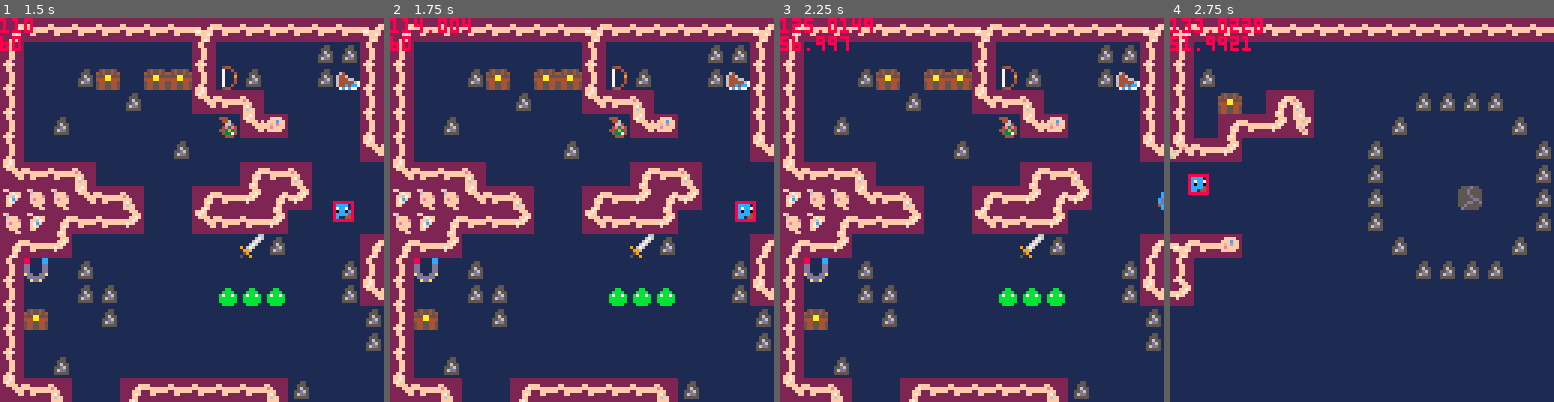
Above: before the commit, frames 1-4 (left to right).
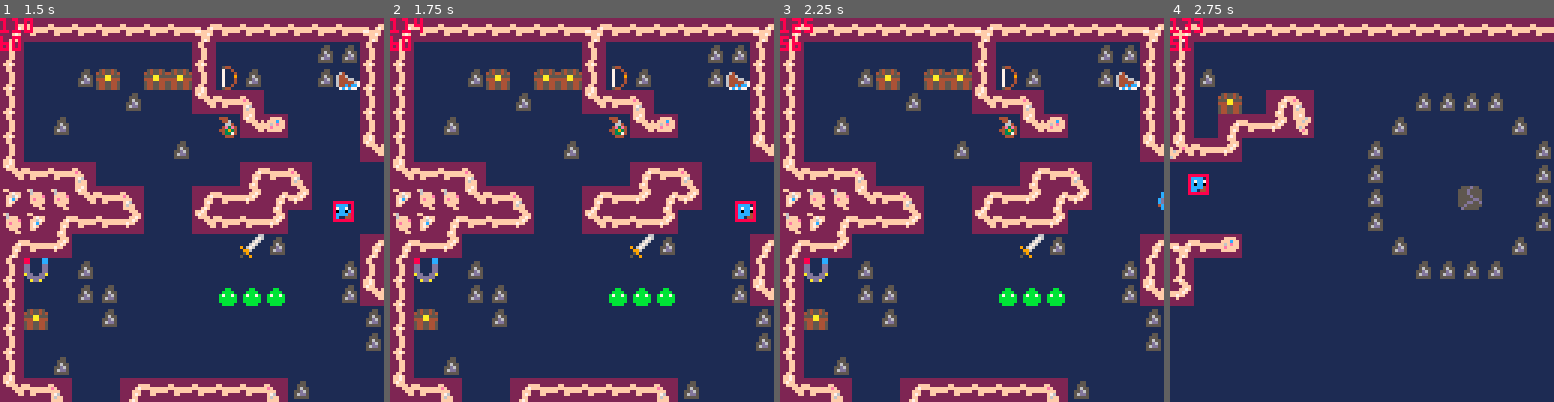
Above: after the commit, the same moments.

Repository: s-france/pico8GameS
Game: PICO-8 cartridge squid.p8
Two runs of this game, one before a commit and one after it. Both use one fixed random seed, a clock stepped at 60 frames per second and the inputs below.
Inputs:
- Up to frame 1 (1.5 s): tap X (X key) at 0.33, 1.07 s; tap O (Z key) at 0.7 s
- Up to frame 2 (1.75 s): hold Right from 1.6 s (still down); tap O (Z key) at 1.7 s
- Up to frame 3 (2.25 s): tap X (X key) at 1.85 s; release Right at 2.1 s; tap O (Z key) at 2.1 s; hold Up from 2.15 s (still down)
- Up to frame 4 (2.75 s): release Up at 2.42 s; hold Right from 2.47 s (still down); tap O (Z key) at 2.5 s

Frame 1 is identical in both runs. In frame 2, 0.2% of the frame differs, in the area x 10-22%, y 0-4%; in frame 3, 0.4%; in frame 4, 0.5%, in the area x 7-25%, y 0-9%.

Commit message:
epic fail

Diff:
--- a/squid.p8
+++ b/squid.p8
@@ -118,8 +118,15 @@
 
 	pal(level_slots["pallete"],1)
 
-	print(player.x)
-	print(player.y)
+	print(flr(player.x))
+	print(flr(player.y))
+
+	--local vec = {x=flr(player.x),y=flr(player.y)}
+	--local idx = vectoidx(vec)
+	--print(idx)
+	--print(flr(idxtopoint(idx).x))
+	--print(flr(idxtopoint(idx).y))
+
 	--[[
 	print(hitboxes[1].left)
 	print(hitboxes[1].right)
@@ -130,6 +137,8 @@
 	print(hitboxes[2].top)
 	print(hitboxes[2].bot)
 	--]]
+
+	--draw_path(astar(player.x,player.y, 56,88))
 
 
  //print(mag)
@@ -1339,8 +1348,178 @@
 end
 -->8
 -- pathfinding
-
-
+function astar(startx,starty,
+															goalx,goaly)
+	--indexing in order of search
+	local idx = 0
+
+	local frontier = {}
+	local start = {x=startx,y=starty, id="start"}
+	local goal = {x=goalx,y=goaly, id="goal"}
+	insert(frontier, start, 0)
+
+	came_from = {}
+ came_from[start.id] = nil
+ cost_so_far = {}
+ cost_so_far[start.id] = 0
+
+ while (#frontier > 0 and #frontier < 1000) do
+ 	//current x,y point
+ 	local current = frontier[#frontier][1]
+ 	del(frontier,frontier[#frontier])
+
+ 	//current == goal
+ 	if current.x == goal.x and current.y == goal.y then
+ 		print("path found")
+   break
+  end
+
+  //print(current.x)
+  //print(current.y)
+  //print(current.id)
+  --get neighbors
+  local neighbours = getneighbours(current)
+  //print(#neighbours)
+  for nxt in all(neighbours) do
+  	--set id
+  	nxt.id = idx
+  	--+id count
+  	idx += 1
+
+  	local newcost = cost_so_far[current.id] + 1
+
+  	if (cost_so_far[nxt.id] == nil) or (newcost < cost_so_far[nxt.id]) then
+  		cost_so_far[nxt.id] = newcost
+    local priority = newcost + heuristic(goal, nxt)
+    insert(frontier, nxt, priority)
+    came_from[nxt.id] = current
+  	end
+  end
+  //print(#frontier)
+ end
+
+	local current = came_from[goal.id]
+ path = {}
+ --[[
+ local curt = current
+ local strt = start
+
+ while not (curt.x == strt.x and curt.y == strt.y) do
+  add(path, current)
+  current = came_from[curt]
+  curt = current
+ end
+ --]]
+
+
+ while not (current.x == start.x and current.y == start.y) do
+  add(path, current)
+  current = came_from[current.id]
+ end
+
+ reverse(path)
+
+
+ return path
+end
+
+
+function draw_path(path)
+	for point in all(path) do
+		local mapposx, mapposy = map_pos(point.x,point.y)
+
+		if mapposx == player.mapposx and mapposy == player.mapposy then
+			pset(point.x%128, point.y%128, 12)
+		end
+
+	end
+
+end
+
+
+
+-- insert into table and sort by priority
+function insert(t, val, p)
+ if #t >= 1 then
+  add(t, {})
+  for i=(#t),2,-1 do
+
+   local nxt = t[i-1]
+   if p < nxt[2] then
+    t[i] = {val, p}
+    return
+   else
+    t[i] = nxt
+   end
+  end
+  t[1] = {val, p}
+ else
+  add(t, {val, p})
+ end
+end
+
+
+
+-- find all existing neighbours of a position that are not walls
+function getneighbours(pos)
+ local neighbours={}
+ --local x = pos.x
+ --local y = pos.y
+
+ --left
+ if pos.x > 0 and not fget(mget(map_cell(pos.x-1,pos.y)), 0)  then
+  add(neighbours,{x=pos.x-1,y=pos.y})
+ end
+ --right
+ if pos.x < 1024 and not fget(mget(map_cell(pos.x+1,pos.y)), 0) then
+  add(neighbours,{x=pos.x+1,y=pos.y})
+ end
+ --up
+ if pos.y > 0 and not fget(mget(map_cell(pos.x,pos.y-1)), 0) then
+  add(neighbours,{x=pos.x,y=pos.y-1})
+ end
+ --down
+ if pos.y < 15 and not fget(mget(map_cell(pos.x,pos.y+1)), 0) then
+  add(neighbours,{x=pos.x,y=pos.y+1})
+ end
+
+	//idk what this does
+ -- for making diagonals
+ if (pos.x+pos.y) % 2 == 0 then
+  reverse(neighbours)
+ end
+
+ return neighbours
+end
+
+
+-- manhattan distance on a square grid
+function heuristic(a, b)
+ return abs(a.x - b.x) + abs(a.y - b.y)
+end
+
+
+function reverse(t)
+ for i=1,(#t/2) do
+  local temp = t[i]
+  local oppindex = #t-(i-1)
+  t[i] = t[oppindex]
+  t[oppindex] = temp
+ end
+end
+
+
+//fuck my life
+-- translate a 2d x,y coordinate to a 1d
+function vectoidx(vec)
+	return ((vec.y)*1024) + vec.x
+end
+
+function idxtopoint(idx)
+ local tx = idx%1024
+ --local y = (index-x)/1024
+ return {x=idx%1024,y=((idx-tx)/1024)+1}
+end
 __gfx__
 00000000000000001111111111111111222222222ff7f22222ff2222222fff22222222222222222200000000222222222222222222222222222222222ff7f222
 0000000000005500111cc11111111111222222222f7ff22222ff22222222fff22222222222222222000880002ff222222f62222222ffff22222222222ffff6f2
